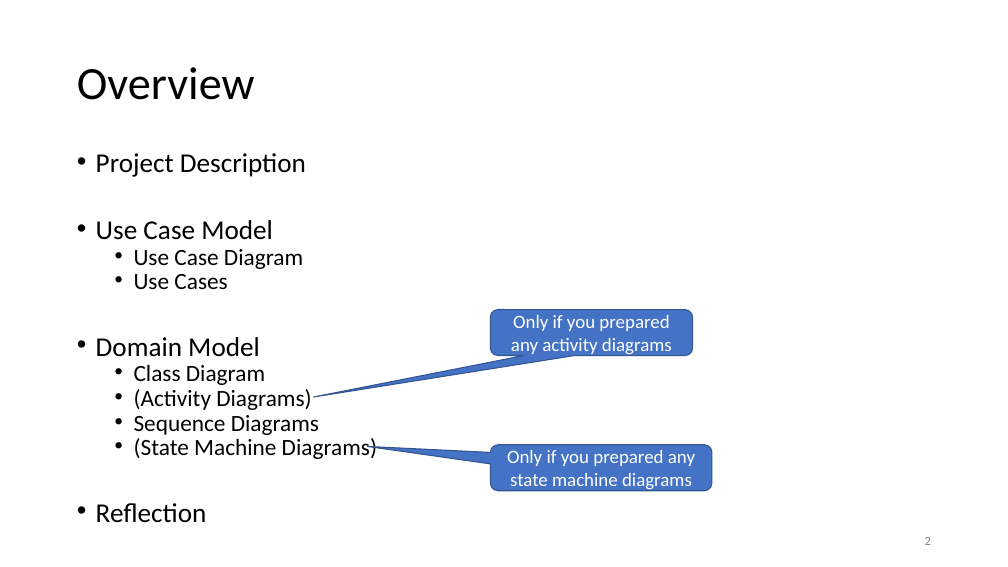
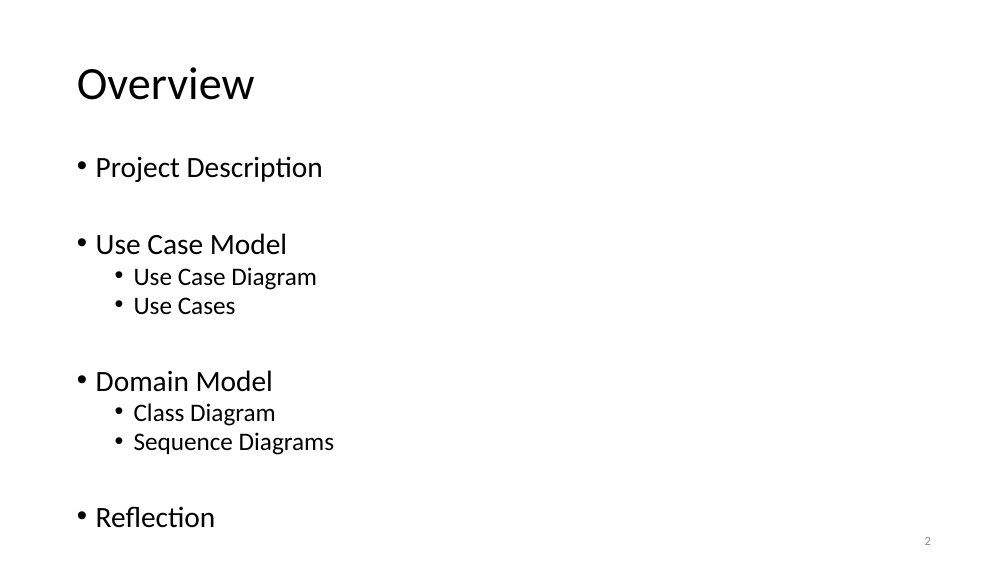
Before and after one commit to datduyng/networkflow.java, a slide deck: slide 2 of slides/increment02-use-case-analysis.pptx. Drawn at 1008x567 pixels with LibreOffice and Linux fonts; fonts in the diff are those of the drawing. Boxes give left, top, right and bottom in pixels: in the first picture for what was removed or moved away, otherwise in the second. Text is boxed around its words. In the diff, an @@ line names an element or a change of style, - is before the commit and + after.

```diff
--- a/slides/increment02-use-case-analysis.pptx
+++ b/slides/increment02-use-case-analysis.pptx
@@ text "Project Description" at (x1=96, y1=156, x2=334, y2=528): size 25.9 to 28 pt in "Project Description", "Use Case Model", "Domain Model", "Reflection"; size 22.2 to 24 pt in "Use Case Diagram", "Use Cases", "Class Diagram", "Sequence Diagrams"; line spacing 0.7 to 0.8 @@
@@ rounded speech box removed at (x1=491, y1=309, x2=693, y2=355) @@
-Only if you prepared any activity diagrams
@@ text at (x1=134, y1=389, x2=311, y2=410): paragraph removed @@
-  • (Activity Diagrams)
@@ text at (x1=134, y1=438, x2=377, y2=459): paragraph removed @@
-  • (State Machine Diagrams)
@@ rounded speech box removed at (x1=491, y1=445, x2=712, y2=491) @@
-Only if you prepared any state machine diagrams
```
Also in this commit, not shown: 4 other slides changed, 6 slides added, 3 slides removed, 2 other files.
